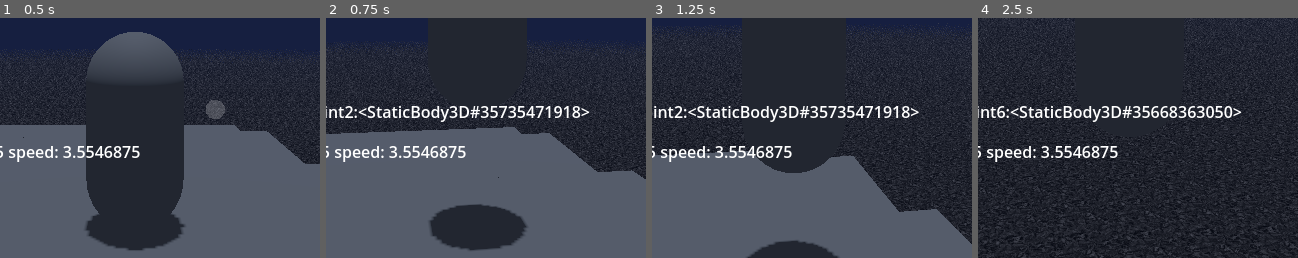
Above: before the commit, frames 1-4 (left to right).
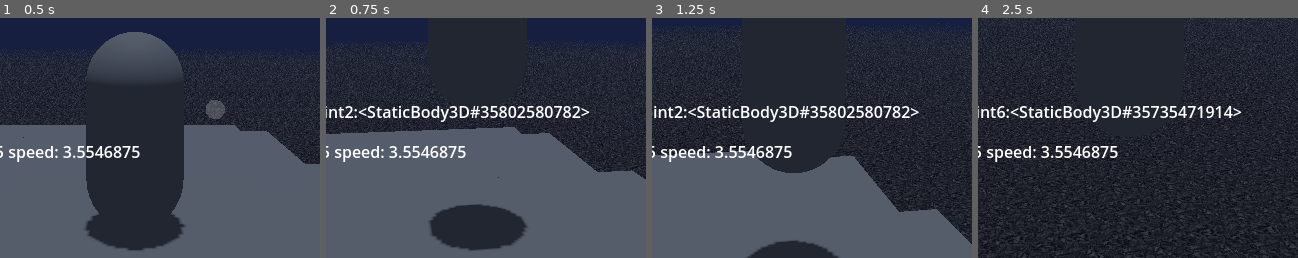
Above: after the commit, the same moments.

Repository: NoahChase/Sly-Cooper--A-Thief-in-Godot
Game: Godot game, scene res://Scenes/Worlds/hazard_room.tscn
Two runs of this game, one before a commit and one after it. Both use one fixed random seed, a clock stepped at 60 frames per second and the inputs below.
Inputs (mouse positions are % of the whole screen's width and height, from its top left):
- Up to frame 1 (0.5 s): no input
- Up to frame 2 (0.75 s): tap Enter (ui_accept) at 0.5 s; move the mouse to (55, 50) at 0.52 s; hold Up (ui_up) from 0.53 s (still down); tap Q (circle) at 0.6 s
- Up to frame 3 (1.25 s): keep holding Up (ui_up); tap Enter (ui_accept) at 0.77 s
- Up to frame 4 (2.5 s): keep holding Up (ui_up); move the mouse to (45, 50) at 1.27 s; tap Q (circle) at 1.35, 2.1 s; tap Enter (ui_accept) at 1.52 s; move the mouse to (52, 48) at 2.02 s
The pictures show only the part of the screen within x 29-79%, y 50-100%; the shares and areas given below are measured in that part.

Frame 1 is identical in both runs. In frame 2, 0.8% of the frame differs, in the area x 54-80%, y 36-42%; in frame 3, 0.8%, in the area x 55-81%, y 36-42%; in frame 4, 0.8%.

Commit message:
Camera Branch
Added Camera Branch

If camera is pointed up while sly is on a rooftop, it will move to an upward-pointing resting pitch. If Sly is in the air, not moving, or is on a platform tagged "floor" then this won't happen.

Diff:
--- a/Scripts/camera_parent.gd
+++ b/Scripts/camera_parent.gd
@@ -65,8 +65,10 @@
 		if camera_player.floor_or_roof == null or camera_player.floor_or_roof.is_in_group("floor"):
 			pitch = lerp(pitch, -0.2, 0.015)
 		else:
-			pitch = lerp(pitch, -0.6, 0.015)
-
+			if pitch > 0.2:
+				pitch = lerp(pitch, 0.6, 0.015)
+			else:
+				pitch = lerp(pitch, -0.6, 0.015)
 	if camera_player.ray_to_cam.is_colliding():
 		var wall_detect = camera_player.ray_to_cam.get_collider()
 		var wall_distance = wall_detect.position - camera.global_position
